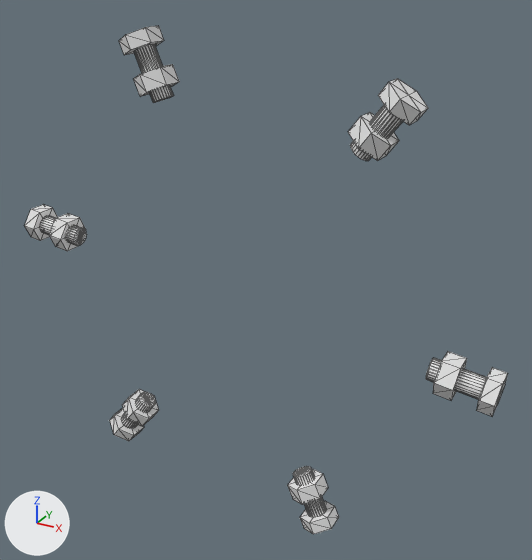
What one commit did to the glTF model viewer-lid-full/bolts_low.glb.
The view is the same before and after, from a 50 mm lens placed at (101.6, -269.8, 90.5), pointed at (6.6, -97.1, 4.2). Lighting does not change. The marker at lower left points along +X, +Y and +Z. The older version comes first. Mesh edges are drawn as thin lines. Where no turn or scale is listed for an object, it has been applied to the vertices. Vertices at exactly the same position are counted once.

In view in the first picture: 'b0_52.4', 'b1_112.4', 'b2_172.4', 'b3_232.4', 'b4_292.4', 'b5_352.4'.
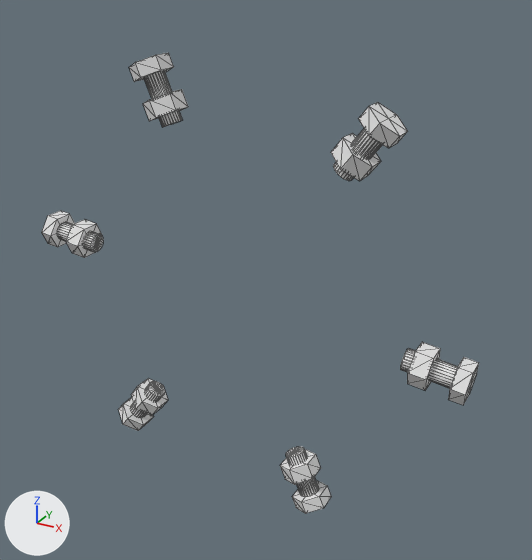
Changed parts and their boxes (x1, y1, x2, y2) in the pictures (532 x 560 px; the box of a moved part takes in the faces that stretch with it):
'b0_52.4', reshaped, moved: before (348, 79, 428, 161); after (331, 102, 408, 181)
'b5_352.4', reshaped, moved: before (426, 352, 508, 416); after (400, 342, 479, 405)
'b1_112.4', reshaped, moved: before (119, 26, 179, 103); after (129, 53, 188, 127)
'b4_292.4', reshaped, moved: before (288, 466, 339, 534); after (280, 447, 331, 514)
'b2_172.4', reshaped, moved: before (25, 204, 87, 251); after (42, 211, 103, 258)
'b3_232.4', reshaped, moved: before (110, 389, 159, 441); after (118, 379, 168, 431)
part 1 of me_b0, moved or reshaped: before (350, 79, 428, 161); after (333, 102, 408, 181)
part 2 of me_b0, moved or reshaped: before (348, 112, 399, 161); after (331, 133, 381, 181)
part 3 of me_b1, moved or reshaped: before (119, 26, 174, 103); after (129, 53, 182, 127)
part 4 of me_b1, moved or reshaped: before (134, 64, 179, 96); after (143, 89, 188, 121)
part 5 of me_b2, moved or reshaped: before (25, 204, 87, 246); after (42, 211, 103, 252)
part 6 of me_b2, moved or reshaped: before (49, 213, 86, 251); after (66, 219, 102, 258)
part 7 of me_b3, moved or reshaped: before (110, 392, 155, 441); after (118, 381, 165, 431)
part 8 of me_b3, moved or reshaped: before (122, 389, 159, 426); after (131, 379, 168, 416)
part 9 of me_b4, moved or reshaped: before (293, 466, 339, 534); after (286, 447, 331, 514)
part 10 of me_b4, moved or reshaped: before (288, 469, 328, 505); after (280, 450, 321, 485)
part 11 of me_b5, moved or reshaped: before (426, 358, 508, 416); after (400, 348, 479, 405)
part 12 of me_b5, moved or reshaped: before (433, 352, 467, 400); after (407, 342, 440, 390)

The change, as a diff of the scene's bpy script:
```diff
--- a/viewer-lid-full/bolts_low.glb.py
+++ b/viewer-lid-full/bolts_low.glb.py
@@ me_b5 @@
-me_b5.from_pydata(...)  # 77 vertices, 144 faces; spans x 62.0..81.3, y -104.8..-93.2, z -15.7..-3.7
+me_b5.from_pydata(...)  # 77 vertices, 144 faces; spans x 51.1..70.1, y -108.7..-97.1, z -14.2..-2.3
+# me_b5 part 11: the loose piece of 63 vertices spanning x 62.0..81.3, y -104.8..-93.2, z -15.7..-5.3 is scaled about its middle by (0.974, 1, 0.997), then moved by (-11.1, -3.9, 1.5)
+# me_b5 part 12: the loose piece of 14 vertices spanning x 64.6..70.8, y -104.8..-93.2, z -14.3..-3.7 is moved by (-10.9, -3.9, 1.5)
@@ me_b4 @@
-me_b4.from_pydata(...)  # 77 vertices, 144 faces; spans x 20.4..35.7, y -104.8..-93.2, z -77.2..-57.1
+me_b4.from_pydata(...)  # 77 vertices, 144 faces; spans x 16.2..31.3, y -108.7..-97.1, z -66.6..-46.9
+# me_b4 part 9: the loose piece of 63 vertices spanning x 21.2..35.7, y -104.8..-93.2, z -77.2..-57.1 is scaled about its middle by (0.985, 1, 0.975), then moved by (-4.3, -3.9, 10.4)
+# me_b4 part 10: the loose piece of 14 vertices spanning x 20.4..31.6, y -104.8..-93.2, z -67.4..-58.9 is moved by (-4.2, -3.9, 10.2)
@@ me_b3 @@
-me_b3.from_pydata(...)  # 77 vertices, 144 faces; spans x -53.6..-36.1, y -104.8..-93.2, z -67.6..-48.1
+me_b3.from_pydata(...)  # 77 vertices, 144 faces; spans x -46.7..-29.3, y -108.7..-97.1, z -58.5..-39.4
+# me_b3 part 7: the loose piece of 63 vertices spanning x -53.6..-36.1, y -104.8..-93.2, z -67.6..-48.1 is scaled about its middle by (0.979, 1, 0.976), then moved by (6.9, -3.9, 8.9)
+# me_b3 part 8: the loose piece of 14 vertices spanning x -47.2..-36.2, y -104.8..-93.2, z -59.2..-49.1 is moved by (6.7, -3.9, 8.7)
@@ me_b2 @@
-me_b2.from_pydata(...)  # 77 vertices, 144 faces; spans x -81.3..-62.0, y -104.8..-93.2, z 3.7..15.7
+me_b2.from_pydata(...)  # 77 vertices, 144 faces; spans x -70.1..-51.1, y -108.7..-97.1, z 2.3..14.2
+# me_b2 part 5: the loose piece of 63 vertices spanning x -81.3..-62.0, y -104.8..-93.2, z 5.3..15.7 is scaled about its middle by (0.974, 1, 0.997), then moved by (11.1, -3.9, -1.5)
+# me_b2 part 6: the loose piece of 14 vertices spanning x -70.8..-64.6, y -104.8..-93.2, z 3.7..14.3 is moved by (10.9, -3.9, -1.5)
@@ me_b1 @@
-me_b1.from_pydata(...)  # 77 vertices, 144 faces; spans x -35.7..-20.4, y -104.8..-93.2, z 57.1..77.2
+me_b1.from_pydata(...)  # 77 vertices, 144 faces; spans x -31.3..-16.2, y -108.7..-97.1, z 46.9..66.6
+# me_b1 part 3: the loose piece of 63 vertices spanning x -35.7..-21.2, y -104.8..-93.2, z 57.1..77.2 is scaled about its middle by (0.985, 1, 0.975), then moved by (4.3, -3.9, -10.4)
+# me_b1 part 4: the loose piece of 14 vertices spanning x -31.6..-20.4, y -104.8..-93.2, z 58.9..67.4 is moved by (4.2, -3.9, -10.2)
@@ me_b0 @@
-me_b0.from_pydata(...)  # 77 vertices, 144 faces; spans x 36.1..53.6, y -104.8..-93.2, z 48.1..67.6
+me_b0.from_pydata(...)  # 77 vertices, 144 faces; spans x 29.3..46.7, y -108.7..-97.1, z 39.4..58.5
+# me_b0 part 1: the loose piece of 63 vertices spanning x 36.1..53.6, y -104.8..-93.2, z 48.1..67.6 is scaled about its middle by (0.979, 1, 0.976), then moved by (-6.9, -3.9, -8.9)
+# me_b0 part 2: the loose piece of 14 vertices spanning x 36.2..47.2, y -104.8..-93.2, z 49.1..59.2 is moved by (-6.7, -3.9, -8.7)
@@ ob_b5_352_4 @@
 ob_b5_352_4 = bpy.data.objects.new('b5_352.4', me_b5)
-ob_b5_352_4.location = (-4.0, -3.9, 0.5)
+ob_b5_352_4.location = (0.0, 0.0, 0.0)
@@ ob_b4_292_4 @@
 ob_b4_292_4 = bpy.data.objects.new('b4_292.4', me_b4)
-ob_b4_292_4.location = (-1.5, -3.9, 3.7)
+ob_b4_292_4.location = (0.0, 0.0, 0.0)
@@ ob_b3_232_4 @@
 ob_b3_232_4 = bpy.data.objects.new('b3_232.4', me_b3)
-ob_b3_232_4.location = (2.5, -3.9, 3.2)
+ob_b3_232_4.location = (0.0, 0.0, 0.0)
@@ ob_b2_172_4 @@
 ob_b2_172_4 = bpy.data.objects.new('b2_172.4', me_b2)
-ob_b2_172_4.location = (4.0, -3.9, -0.5)
+ob_b2_172_4.location = (0.0, 0.0, 0.0)
@@ ob_b1_112_4 @@
 ob_b1_112_4 = bpy.data.objects.new('b1_112.4', me_b1)
-ob_b1_112_4.location = (1.5, -3.9, -3.7)
+ob_b1_112_4.location = (0.0, 0.0, 0.0)
@@ ob_b0_52_4 @@
 ob_b0_52_4 = bpy.data.objects.new('b0_52.4', me_b0)
-ob_b0_52_4.location = (-2.5, -3.9, -3.2)
+ob_b0_52_4.location = (0.0, 0.0, 0.0)
```
